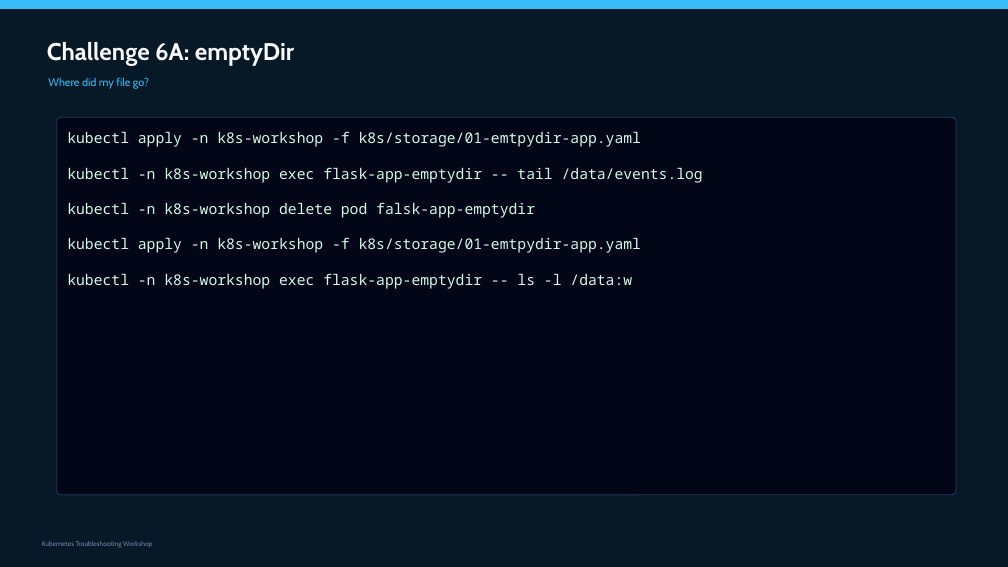
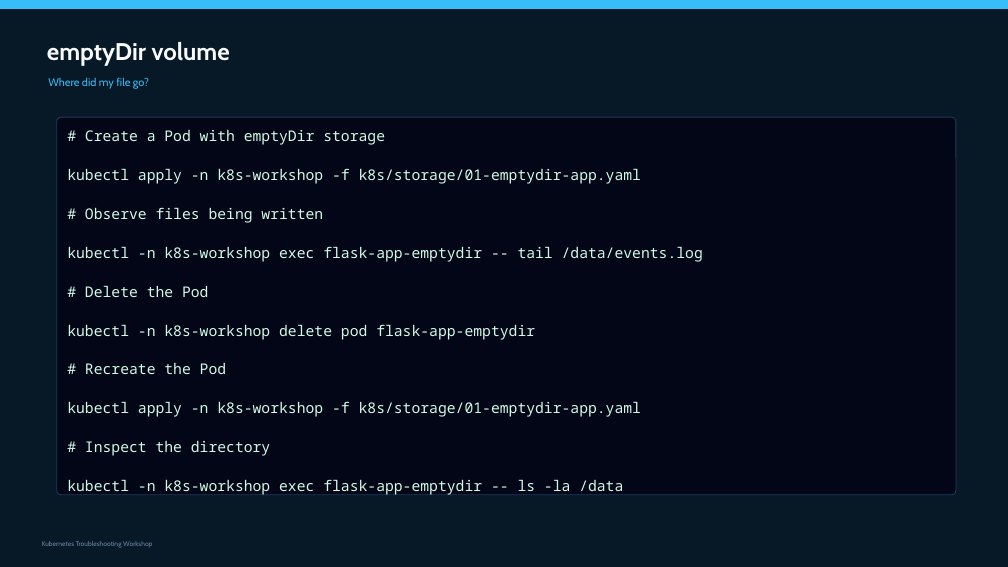
Before and after one commit to slaneslane/k8s-workshop-2, a slide deck: slide 78 of presentations/K8s_Troubleshooting_Workshop_FULL.pptx. Drawn at 1008x567 pixels with LibreOffice and Linux fonts; fonts in the diff are those of the drawing. Boxes give left, top, right and bottom in pixels: in the first picture for what was removed or moved away, otherwise in the second. Text is boxed around its words. In the diff, an @@ line names an element or a change of style, - is before the commit and + after.

```diff
--- a/presentations/K8s_Troubleshooting_Workshop_FULL.pptx
+++ b/presentations/K8s_Troubleshooting_Workshop_FULL.pptx
@@ text at [47, 42, 230, 66]: text changed @@
-Challenge 6A: emptyDir
+emptyDir volume
@@ text at [67, 130, 641, 223]: text changed @@
-kubectl apply -n k8s-workshop -f k8s/storage/01-emtpydir-app.yaml
+# Create a Pod with emptyDir storage
+kubectl apply -n k8s-workshop -f k8s/storage/01-emptydir-app.yaml
+# Observe files being written
@@ text at [67, 246, 703, 262]: line spacing 1 to 0.9; more space between paragraphs @@
@@ text at [67, 285, 641, 495]: text changed @@
-kubectl -n k8s-workshop delete pod falsk-app-emptydir
-kubectl apply -n k8s-workshop -f k8s/storage/01-emtpydir-app.yaml
-kubectl -n k8s-workshop exec flask-app-emptydir -- ls -l /data:w
+# Delete the Pod
+kubectl -n k8s-workshop delete pod flask-app-emptydir
+# Recreate the Pod
+kubectl apply -n k8s-workshop -f k8s/storage/01-emptydir-app.yaml
+# Inspect the directory
+kubectl -n k8s-workshop exec flask-app-emptydir -- ls -la /data
```
Also in this commit, not shown: 2 other slides changed, 1 other file.
